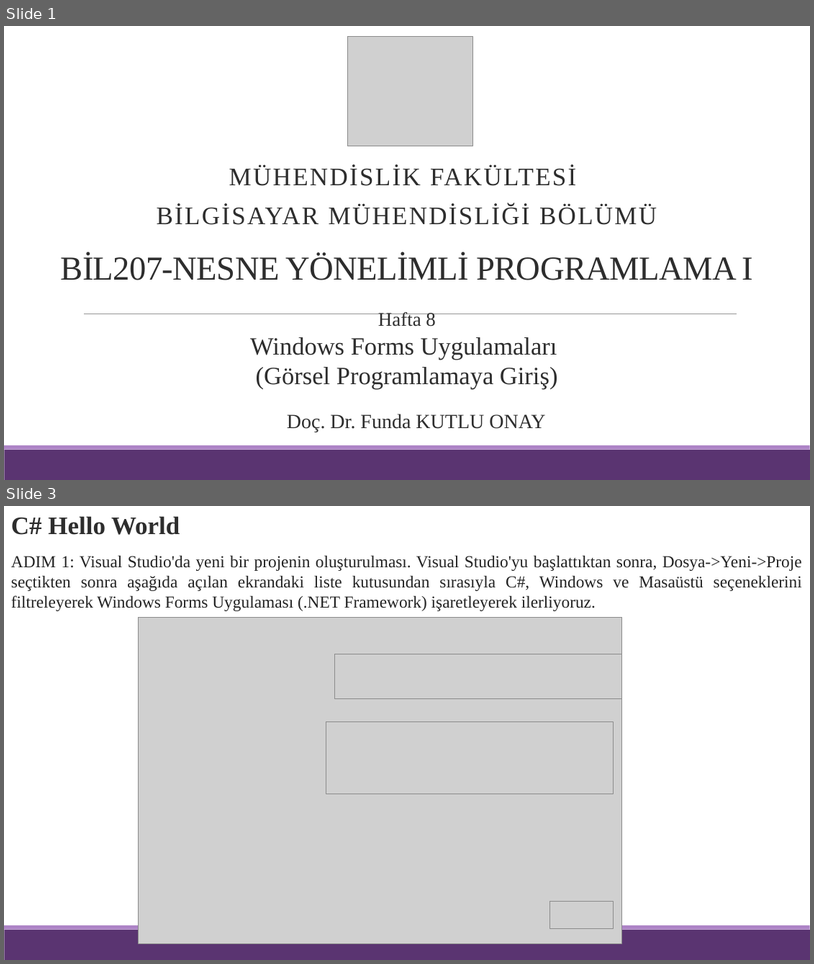
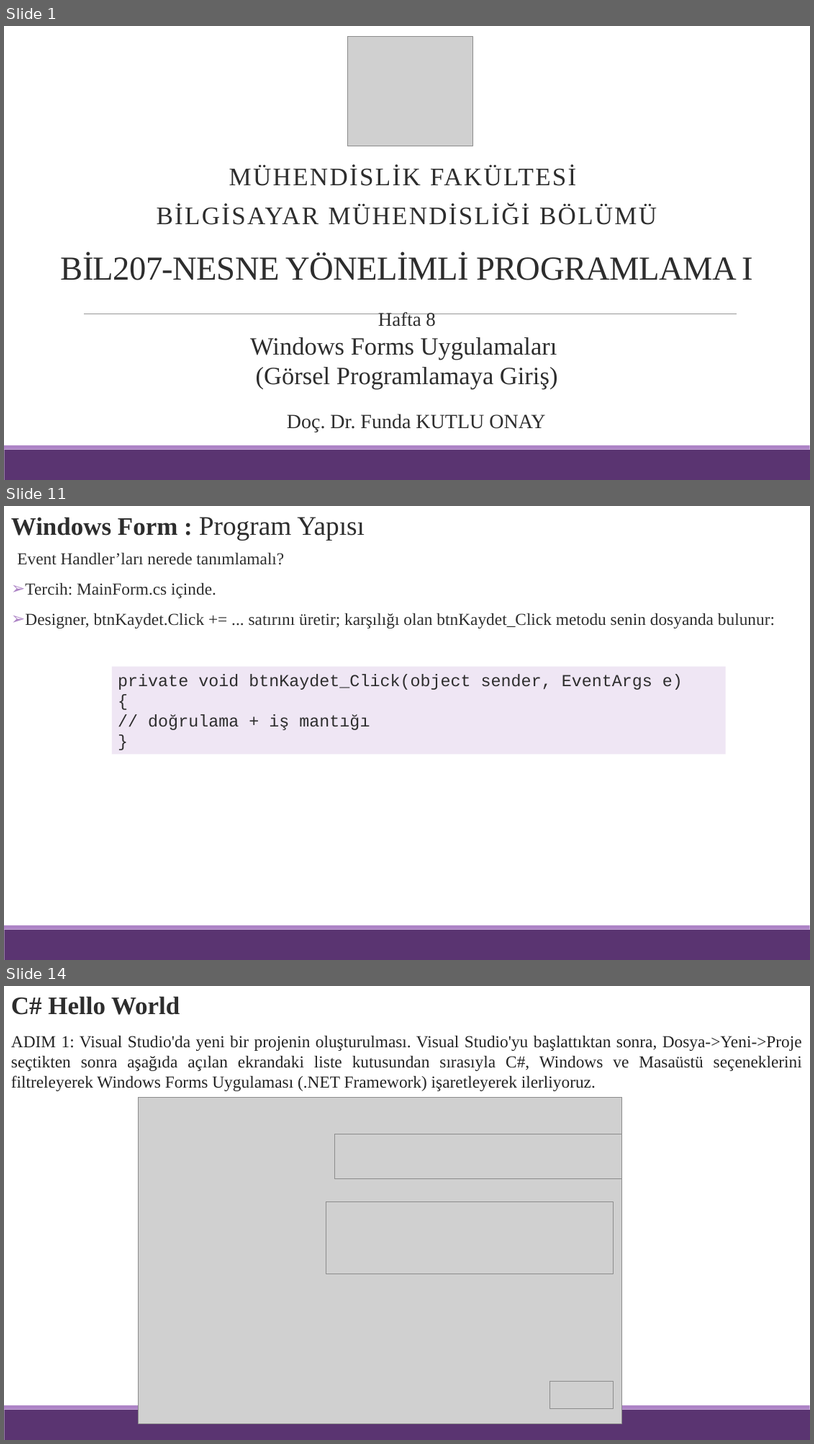
Before and after one commit to funkut/BM0207-BIL207-Ders-Notlar-, a slide deck: Hafta 8.pptx. Shown one above the other, each under a label of ours: slides 1 and 3 before the commit, slides 1, 11 and 14 after it; the slides between them are not shown. The pictures are 814x964 and 814x1444 pixels, drawn with LibreOffice and Linux fonts; fonts in the diff are those of the drawing; grey boxes stand for pictures. Boxes give left, top, right and bottom in pixels: in the first picture for what was removed or moved away, otherwise in the second. Text is boxed around its words. In the diff, an @@ line names an element or a change of style, - is before the commit and + after.

```diff
--- a/Hafta 8.pptx
+++ b/Hafta 8.pptx
@@ slide 11 added at <box>4,506,810,960</box>, background #FFFFFF; not listed: 2 template elements that a slide beside it also shows @@
@@ text added at <box>11,517,365,540</box>, 32 pt, text #2D2D2D @@
+Windows Form : Program Yapısı
@@ text added at <box>17,553,775,628</box>, 20 pt, text #2D2D2D @@
+  Event Handler’ları nerede tanımlamalı?
+➢ Tercih: MainForm.cs içinde.
+➢ Designer, btnKaydet.Click += ... satırını üretir; karşılığı olan btnKaydet_Click metodu senin dosyanda bulunur:
@@ rectangle added at <box>112,667,725,754</box>, fill #EFE6F4, 20 pt, text #2D2D2D @@
+private void btnKaydet_Click(object sender, EventArgs e)
+{
+// doğrulama + iş mantığı
+}
@@ what was slide 3 is now slide 14 @@
```
Also in this commit, not shown: 1 slide changed, 10 other slides added.
